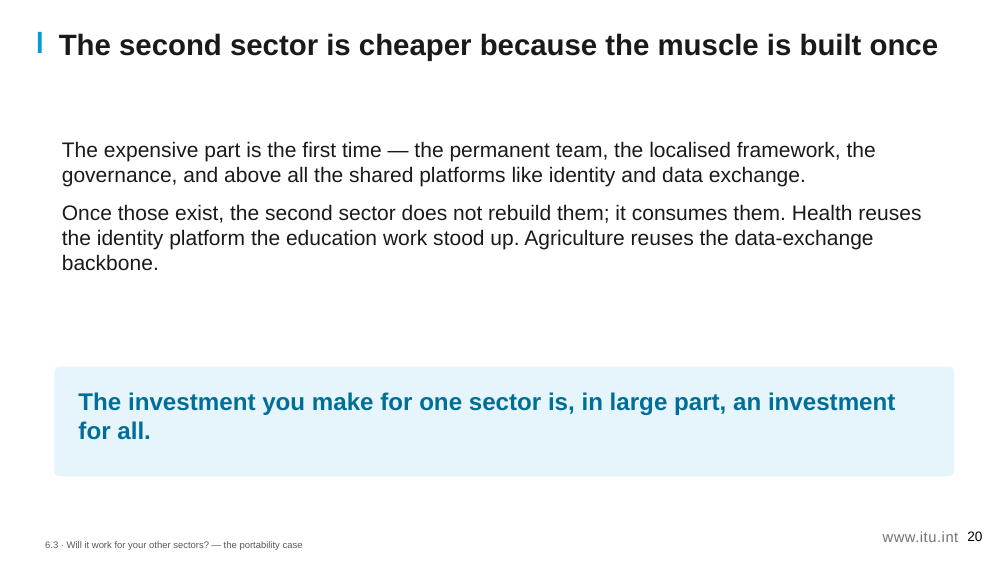
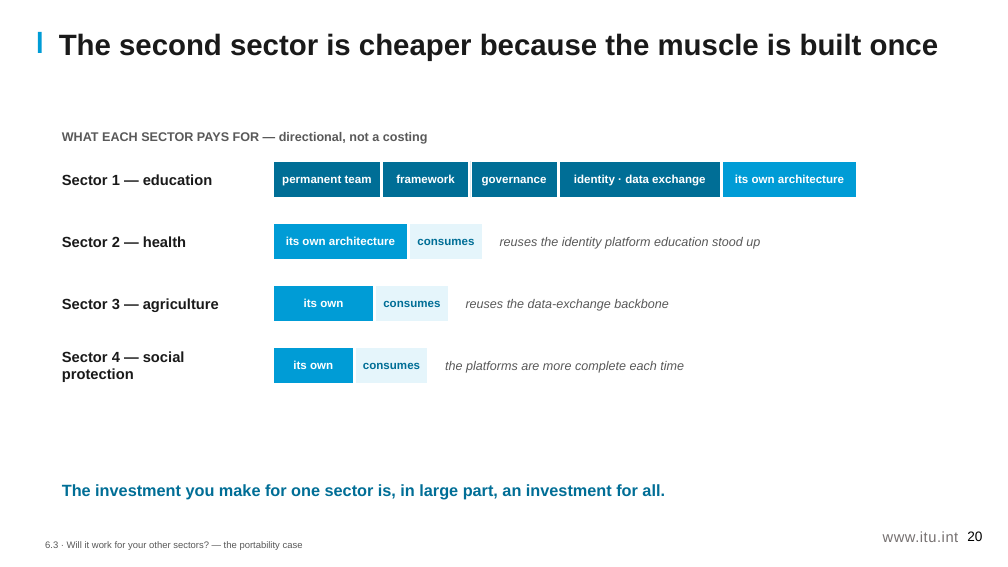
Before and after one commit to aarelaponin/geatdm-framework, a slide deck: slide 20 of 10-Knowledge-Products/KP1-GEA/videos/module_6/en/decks/KP1_M6_Deck_v0.1.pptx. Drawn at 1008x567 pixels with LibreOffice and Linux fonts; fonts in the diff are those of the drawing. Boxes give left, top, right and bottom in pixels: in the first picture for what was removed or moved away, otherwise in the second. Text is boxed around its words. In the diff, an @@ line names an element or a change of style, - is before the commit and + after.

```diff
--- a/10-Knowledge-Products/KP1-GEA/videos/module_6/en/decks/KP1_M6_Deck_v0.1.pptx
+++ b/10-Knowledge-Products/KP1-GEA/videos/module_6/en/decks/KP1_M6_Deck_v0.1.pptx
@@ text removed at box(62, 141, 921, 271) @@
-The expensive part is the first time — the permanent team, the localised framework, the governance, and above all the shared platforms like identity and data exchange.
-Once those exist, the second sector does not rebuild them; it consumes them. Health reuses the identity platform the education work stood up. Agriculture reuses the data-exchange backbone.
@@ text added at box(62, 132, 428, 144), 12 pt, text #595959, bold @@
+WHAT EACH SECTOR PAYS FOR — directional, not a costing
@@ text added at box(62, 174, 212, 185), 14 pt, text #1A1A1A, bold @@
+Sector 1 — education
@@ rectangle added at box(274, 161, 380, 197), fill #006E96, outline #FFFFFF 0.75 pt, 11 pt, text #FFFFFF, bold @@
+permanent team
@@ rectangle added at box(383, 161, 469, 197), fill #006E96, outline #FFFFFF 0.75 pt, 11 pt, text #FFFFFF, bold @@
+framework
@@ rectangle added at box(471, 161, 557, 197), fill #006E96, outline #FFFFFF 0.75 pt, 11 pt, text #FFFFFF, bold @@
+governance
@@ rectangle added at box(560, 161, 721, 197), fill #006E96, outline #FFFFFF 0.75 pt, 11 pt, text #FFFFFF, bold @@
+identity · data exchange
@@ rectangle added at box(723, 161, 857, 197), fill #009CD6, outline #FFFFFF 0.75 pt, 11 pt, text #FFFFFF, bold @@
+its own architecture
@@ text added at box(62, 236, 186, 247), 14 pt, text #1A1A1A, bold @@
+Sector 2 — health
@@ rectangle added at box(274, 223, 408, 259), fill #009CD6, outline #FFFFFF 0.75 pt, 11 pt, text #FFFFFF, bold @@
+its own architecture
@@ rectangle added at box(410, 223, 482, 259), fill #E5F5FB, outline #FFFFFF 0.75 pt, 11 pt, text #006E96, bold @@
+consumes
@@ text added at box(500, 237, 760, 249), 12 pt, text #595959, italic @@
+reuses the identity platform education stood up
@@ text added at box(62, 298, 219, 312), 14 pt, text #1A1A1A, bold @@
+Sector 3 — agriculture
@@ rectangle added at box(274, 285, 374, 321), fill #009CD6, outline #FFFFFF 0.75 pt, 11 pt, text #FFFFFF, bold @@
+its own
@@ rectangle added at box(376, 285, 448, 321), fill #E5F5FB, outline #FFFFFF 0.75 pt, 11 pt, text #006E96, bold @@
+consumes
@@ text added at box(466, 299, 669, 311), 12 pt, text #595959, italic @@
+reuses the data-exchange backbone
@@ text added at box(62, 351, 185, 382), 14 pt, text #1A1A1A, bold @@
+Sector 4 — social protection
@@ rectangle added at box(274, 347, 353, 383), fill #009CD6, outline #FFFFFF 0.75 pt, 11 pt, text #FFFFFF, bold @@
+its own
@@ rectangle added at box(355, 347, 428, 383), fill #E5F5FB, outline #FFFFFF 0.75 pt, 11 pt, text #006E96, bold @@
+consumes
@@ rounded rectangle removed at box(54, 367, 954, 476) @@
@@ text added at box(445, 361, 684, 373), 12 pt, text #595959, italic @@
+the platforms are more complete each time
@@ text "The investment you make for ...": place and size @@
-text "The investment you make for ..." at box(78, 392, 895, 440)
+text "The investment you make for ..." at box(62, 484, 665, 500)
@@ text "The investment you make for ..." at box(62, 484, 665, 500): size 23 to 15.5 pt; less space between paragraphs @@
```
Also in this commit, not shown: 5 other slides changed, 45 other files.
